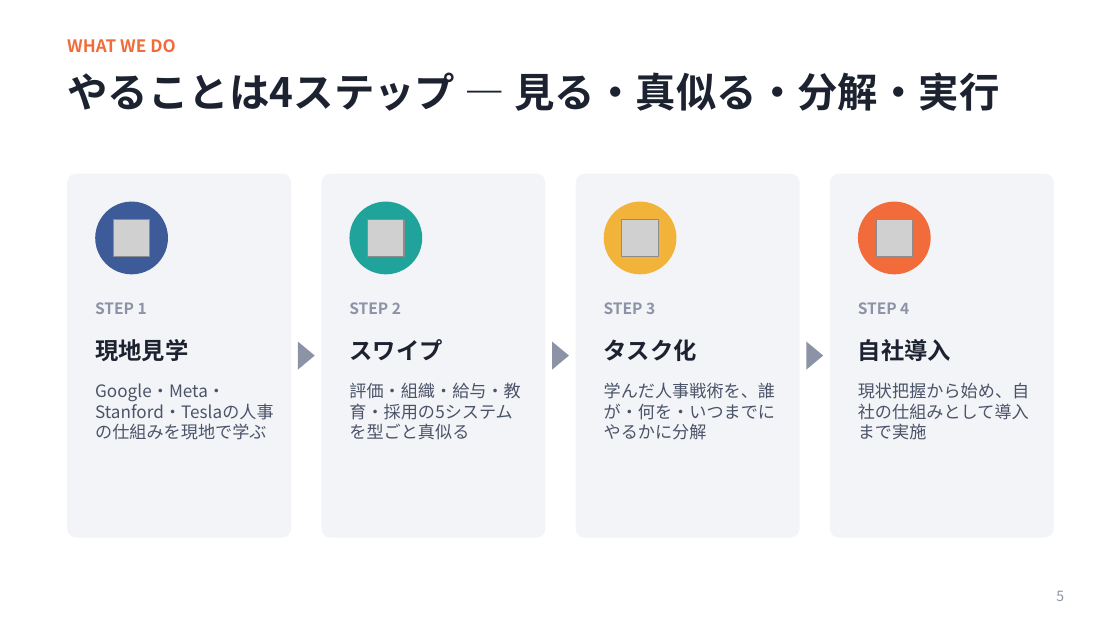
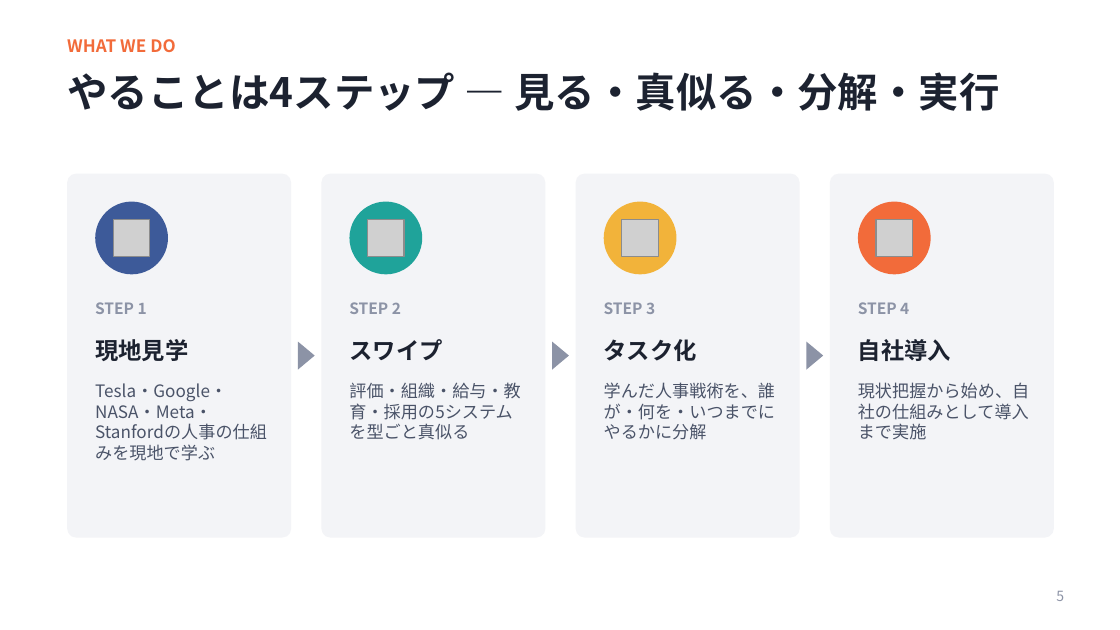
Before and after one commit to ktarpt-spec/-, a slide deck: slide 5 of シリコンバレー企業見学_2026年10月.pptx. Drawn at 1120x630 pixels with LibreOffice and Linux fonts; fonts in the diff are those of the drawing; grey boxes stand for pictures. Boxes give left, top, right and bottom in pixels: in the first picture for what was removed or moved away, otherwise in the second. Text is boxed around its words. In the diff, an @@ line names an element or a change of style, - is before the commit and + after.

```diff
--- a/シリコンバレー企業見学_2026年10月.pptx
+++ b/シリコンバレー企業見学_2026年10月.pptx
@@ text at bbox=[95, 383, 227, 424]: text changed @@
-Google・Meta・Stanford・Teslaの人事の仕組みを現地で学ぶ
+Tesla・Google・NASA・Meta・Stanfordの人事の仕組みを現地で学ぶ
```
Also in this commit, not shown: 2 other slides changed, 1 other file.
